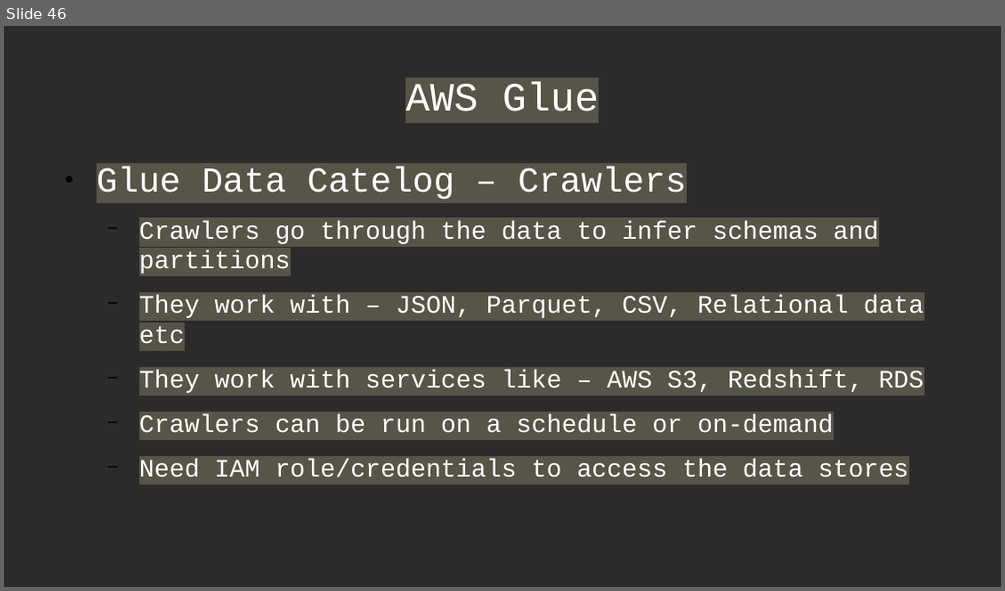
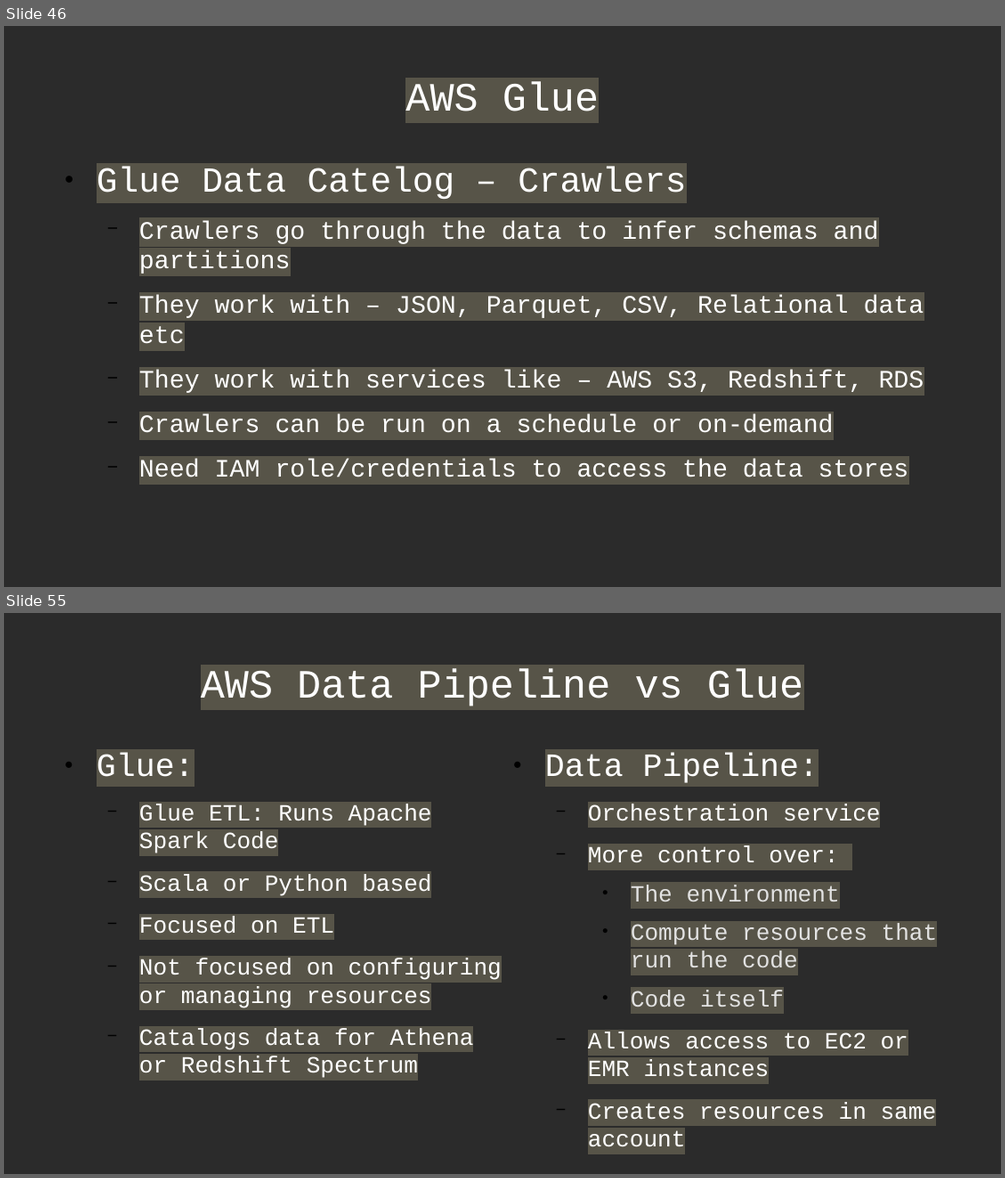
Before and after one commit to Anshul-GH/AWS_ML_Certification, a slide deck: AWS_Certified_ML_Certification_Deck.odp. Shown one above the other, each under a label of ours: slide 46 before the commit, slides 46 and 55 after it; the slides between them are not shown. The pictures are 1005x591 and 1005x1178 pixels, drawn with LibreOffice and Linux fonts; fonts in the diff are those of the drawing; background and template pictures are left out; a plain dark background stands for a picture behind light text. Boxes give left, top, right and bottom in pixels: in the first picture for what was removed or moved away, otherwise in the second. Text is boxed around its words. In the diff, an @@ line names an element or a change of style, - is before the commit and + after.

Commit message:
Covered multiple services.

```diff
--- a/AWS_Certified_ML_Certification_Deck.odp
+++ b/AWS_Certified_ML_Certification_Deck.odp
@@ slide 55 added at <box>4,613,1001,1174</box>, background picture (left out) @@
@@ title added at <box>201,669,803,706</box>, 32 pt, text #FFFFFF @@
+AWS Data Pipeline vs Glue
@@ text added at <box>97,754,502,1078</box>, 18.5 pt, text #FFFFFF @@
+● Glue:
+  − Glue ETL: Runs Apache Spark Code
+  − Scala or Python based
+  − Focused on ETL
+  − Not focused on configuring or managing resources
+  − Catalogs data for Athena or Redshift Spectrum
@@ text added at <box>545,754,938,1153</box>, 18.5 pt, text #FFFFFF @@
+● Data Pipeline:
+  − Orchestration service
+  − More control over:
+    ● The environment
+    ● Compute resources that run the code
+    ● Code itself
+  − Allows access to EC2 or EMR instances
+  − Creates resources in same account
```
Also in this commit, not shown: 1 slide changed, 15 other slides added, 2 other files.
